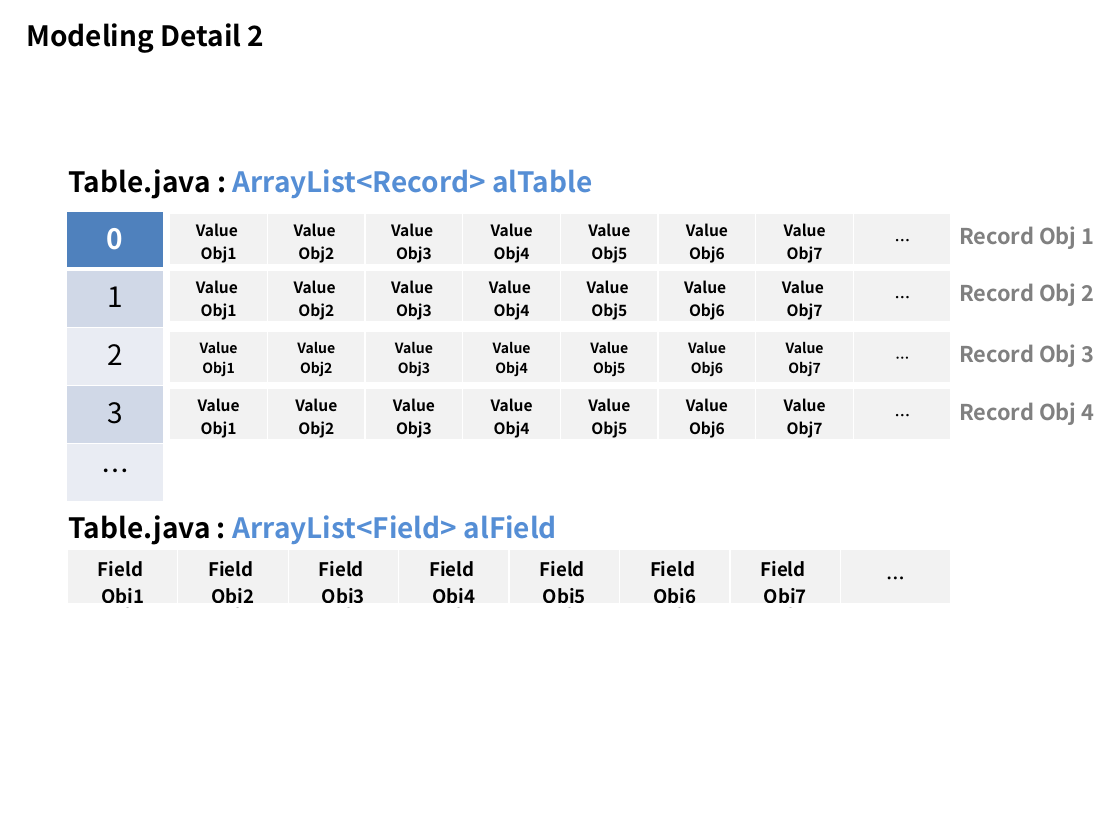
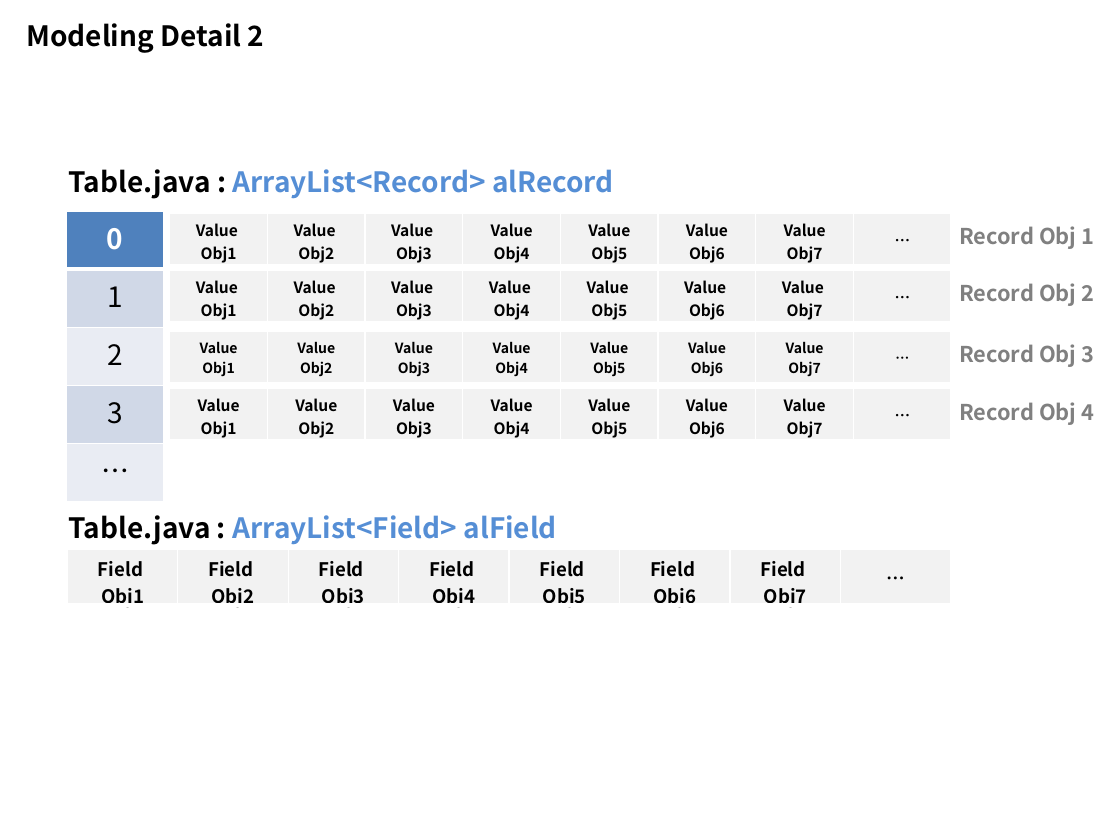
Before and after one commit to AlanCILee/DataStructureProject, a slide deck: slide 4 of doc/Design.pptx. Drawn at 1120x840 pixels with LibreOffice and Linux fonts; fonts in the diff are those of the drawing. Boxes give left, top, right and bottom in pixels: in the first picture for what was removed or moved away, otherwise in the second. Text is boxed around its words. In the diff, an @@ line names an element or a change of style, - is before the commit and + after.

```diff
--- a/doc/Design.pptx
+++ b/doc/Design.pptx
@@ text at bbox=[68, 169, 614, 199]: text changed @@
-Table.java : ArrayList<Record> alTable
+Table.java : ArrayList<Record> alRecord
```
Also in this commit, not shown: 7 other files.
